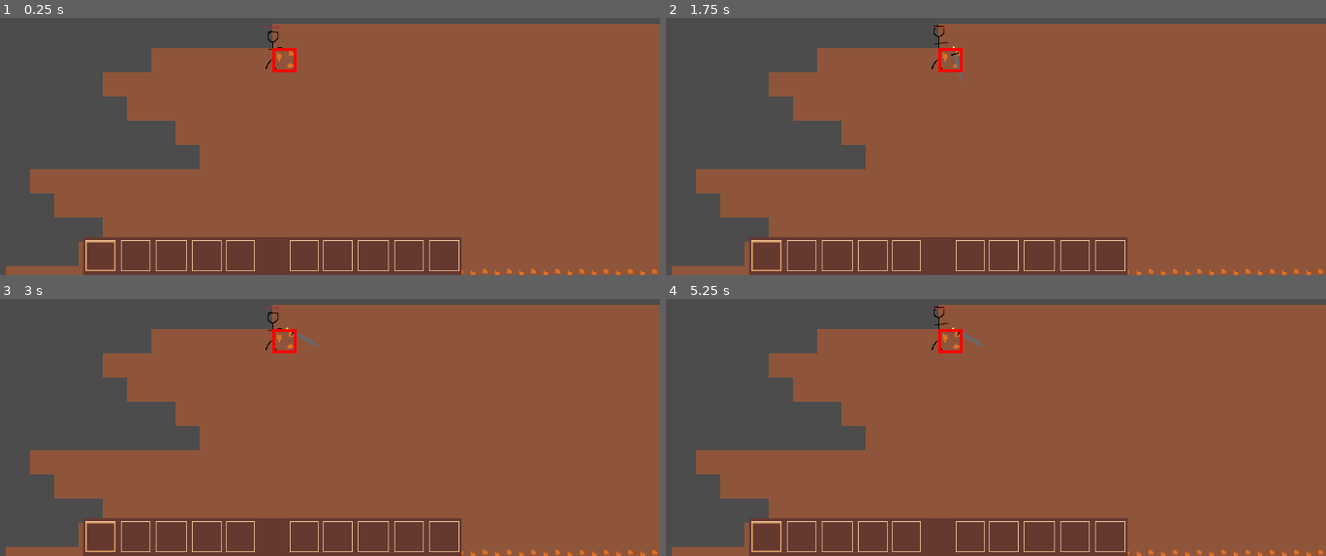
Above: before the commit, frames 1-4 (two rows, left to right).
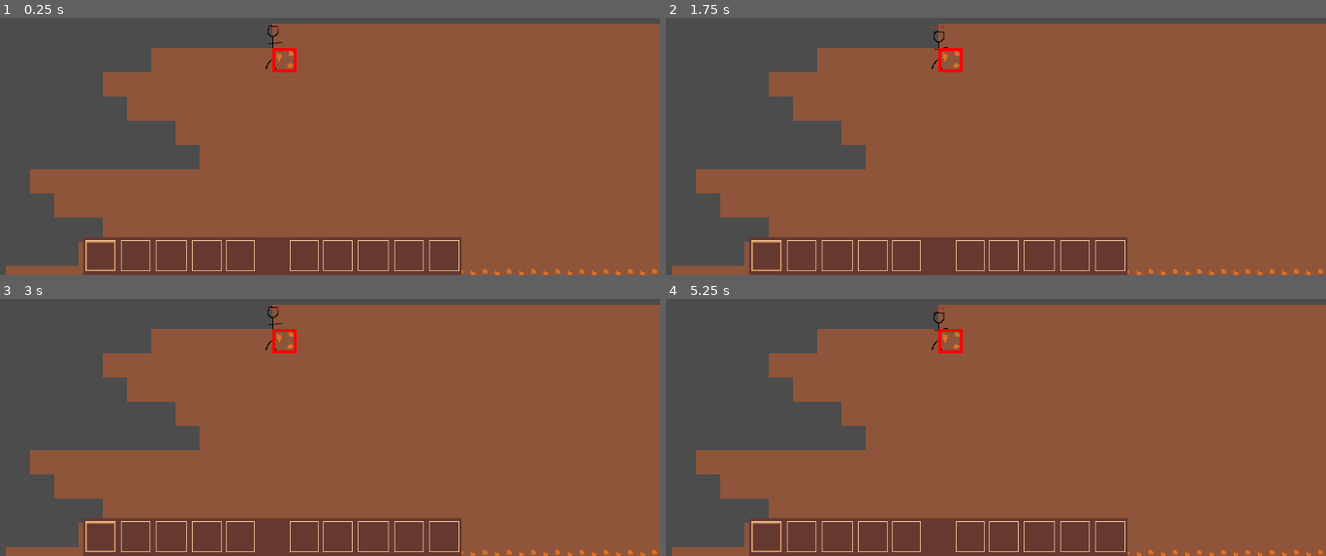
Above: after the commit, the same moments.

Repository: ToxicGLaDOS/cavetown
Game: Godot game, scene res://main.tscn
The game is run twice, just before and just after one commit, with the same random seed, the same clock (stepped at 60 frames per second) and the same inputs. This scene is started directly instead of the project's main scene.
Inputs:
- Up to frame 1 (0.25 s): no input
- Up to frame 2 (1.75 s): tap Enter at 0.5 s; hold D 0.53-1.28 s; tap E at 0.6, 1.55 s; tap Space at 0.77, 0.8, 1.07, 1.35, 1.52 s; hold S from 1.28 s (still down)
- Up to frame 3 (3 s): tap Space at 1.82, 2, 2.3 s; release S at 2.03 s; hold D 2.03-2.78 s; tap E at 2.1, 2.85 s; tap Enter at 2.75 s; hold W from 2.78 s (still down)
- Up to frame 4 (5.25 s): tap Space at 3.02, 3.32, 3.5, 3.6, 3.77, 4.07, 4.52, 4.82 s; release W at 3.53 s; hold A 3.53-5.03 s; tap E at 4.35, 5.1 s; tap Enter at 5 s; hold S from 5.03 s (still down)

The runs differ from the first frame. In frame 1, less than 0.1% of the frame differs, in the area x 40-43%, y 2-13%; in frame 2, 0.1%, in the area x 40-45%, y 2-25%; in frame 3, 0.1%; in frame 4, 0.1%.

Commit message:
Sync the rest of the actions that both players should see. Ore breaking, picking up items, sword swinging, etc...

Diff:
--- a/enemies/enemy.gd
+++ b/enemies/enemy.gd
@@ -3,7 +3,8 @@
 
 export(int) var health
 
-func deal_damage(damage: int):
+remotesync func deal_damage(damage: int):
+    print("dealt damage")
     health -= damage
     if health <= 0:
         queue_free()
--- a/items/ground_items/ground_item.gd
+++ b/items/ground_items/ground_item.gd
@@ -9,5 +9,9 @@
         var item_stack = ItemStack.new()
         item_stack.item = item
         item_stack.quantity = 1
-        body.pickup_item(item_stack)
+        # We only want to pickup the item if _we_ are the
+        # player who stepped on it. Otherwise we just destroy
+        # it from our node tree
+        if body.is_network_master():
+            body.pickup_item(item_stack)
         queue_free()
--- a/player/player.gd
+++ b/player/player.gd
@@ -14,9 +14,9 @@
 # The distance away from the character that we're hitting
 var hit_position_distance: float
 
+enum Direction {UP, LEFT, DOWN, RIGHT}
+
 puppet var puppet_pos = Vector2()
-
-enum Direction {UP, LEFT, DOWN, RIGHT}
 
 func _ready():
     tilemap = get_node("/root/World/Ore")
@@ -31,22 +31,22 @@
     if is_network_master():
         if Input.is_key_pressed(KEY_W):
             move_and_slide(Vector2(0, -1) * speed * delta)
-            rotate_character(Direction.UP)
+            rpc("rotate_character", Direction.UP)
         if Input.is_key_pressed(KEY_A):
             move_and_slide(Vector2(-1, 0) * speed * delta)
-            rotate_character(Direction.LEFT)
+            rpc("rotate_character", Direction.LEFT)
         if Input.is_key_pressed(KEY_S):
             move_and_slide(Vector2(0, 1) * speed * delta)
-            rotate_character(Direction.DOWN)
+            rpc("rotate_character", Direction.DOWN)
         if Input.is_key_pressed(KEY_D):
             move_and_slide(Vector2(1, 0) * speed * delta)
-            rotate_character(Direction.RIGHT)
+            rpc("rotate_character", Direction.RIGHT)
         rset("puppet_pos", position)
     else:
         position = puppet_pos
 
 
-func rotate_character(direction):
+remotesync func rotate_character(direction):
     if direction == Direction.UP:
         animated_sprite.animation = "up"
         hit_position.position = Vector2(0, 2 * -hit_position_distance)
@@ -64,7 +64,7 @@
         hit_position.position = Vector2(hit_position_distance, 0)
         hit_position.rotation_degrees = 0
 
-func break_ore():
+remotesync func break_ore():
         var position = hit_position.global_position
 
         var hit_x = floor(position.x / tilemap.cell_size.x)
@@ -76,12 +76,14 @@
 func pickup_item(item_stack):
     get_node("/root/World/CanvasLayer/Inventory").add_item(item_stack)
 
-func swing_sword():
+
+remotesync func swing_sword():
     get_node(sword_path).set_process(true)
     get_node(sword_path).swing()
 
 func _input(event):
-    if event is InputEventKey and event.pressed and event.scancode == KEY_SPACE:
-        break_ore()
-    if event is InputEventKey and event.pressed and event.scancode == KEY_E:
-        swing_sword()
+    if get_tree().network_peer != null && is_network_master():
+        if event is InputEventKey and event.pressed and event.scancode == KEY_SPACE:
+            rpc("break_ore")
+        if event is InputEventKey and event.pressed and event.scancode == KEY_E:
+            rpc("swing_sword")
--- a/player/player.tscn
+++ b/player/player.tscn
@@ -76,7 +76,6 @@
 [node name="AnimatedSprite" type="AnimatedSprite" parent="."]
 frames = SubResource( 10 )
 animation = "right"
-frame = 1
 speed_scale = 0.2
 playing = true
 
--- a/player/sword.gd
+++ b/player/sword.gd
@@ -18,9 +18,12 @@
         hitbox.monitoring = false
 
 func _on_body_entered(body):
-    if body.is_in_group("enemies"):
+    # We only want the network master to tell us when they
+    # hit an enemy because if everyone does it, then we'll
+    # deal 1 damage per player when anyone hits an enemy
+    if body.is_in_group("enemies") and is_network_master():
         print("hit slime")
-        body.deal_damage(1)
+        body.rpc("deal_damage", 1)
 
 func swing():
     visible = true
